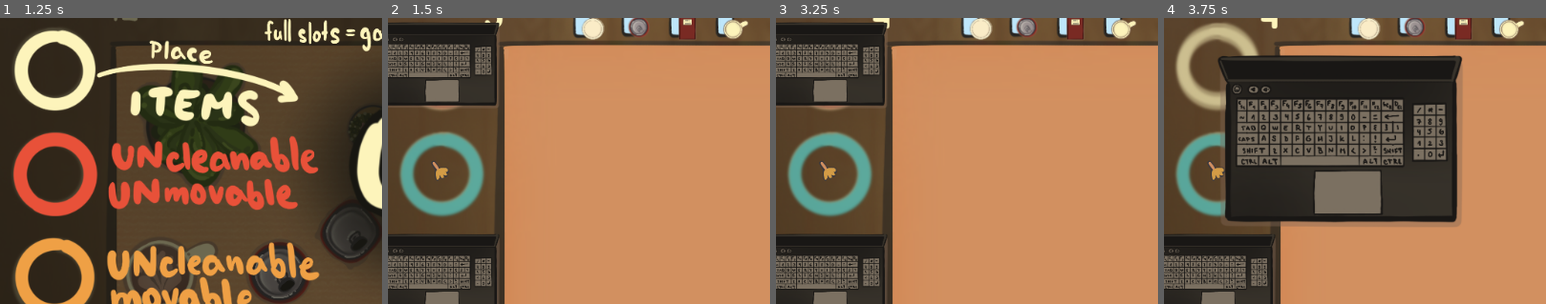
Above: before the commit, frames 1-4 (left to right).
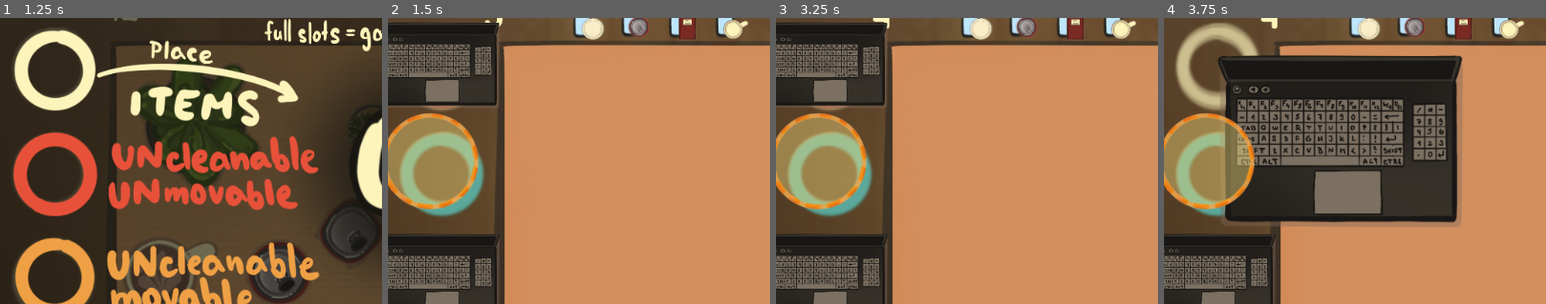
Above: after the commit, the same moments.

Repository: Nekaque/GJTraining
Game: Godot game, scene res://scenes/menu.tscn
Two runs of this game, one before a commit and one after it. Both use one fixed random seed, a clock stepped at 60 frames per second and the inputs below.
Inputs (mouse positions are % of the whole screen's width and height, from its top left):
- Up to frame 1 (1.25 s): click (50, 41) at 0.5 s
- Up to frame 2 (1.5 s): click (95, 5) at 1.25 s
- Up to frame 3 (3.25 s): click (94, 6) at 2 s; click (95, 5) at 2.75 s
- Up to frame 4 (3.75 s): tap Enter at 3.5 s; drag from (7, 15) to (57, 53) at 3.52 s
The pictures show only the part of the screen within x 0-50%, y 6-56%; the shares and areas given below are measured in that part.

Frame 1 is identical in both runs. In frame 2, 6.5% of the frame differs, in the area x 0-24%, y 33-67%; in frame 3, 6.5%; in frame 4, 6.5%.

Commit message:
ups visible

Diff:
--- a/scenes/item.tscn
+++ b/scenes/item.tscn
@@ -33,12 +33,17 @@
 [sub_resource type="CircleShape2D" id="CircleShape2D_xr48l"]
 radius = 59.0762
 
+[sub_resource type="CircleShape2D" id="CircleShape2D_pqv7c"]
+radius = 162.077
+
 [node name="Item" type="Area2D" groups=["Items"]]
 script = ExtResource("1_s8enn")
 
 [node name="Sprite" type="AnimatedSprite2D" parent="."]
 sprite_frames = ExtResource("1_4gq7n")
 animation = &"cleanup"
+frame = 1
+frame_progress = 1.0
 
 [node name="TableColider" type="Area2D" parent="."]
 
@@ -91,6 +96,11 @@
 visible = false
 shape = SubResource("CircleShape2D_xr48l")
 
+[node name="CleanupCollider" type="CollisionShape2D" parent="."]
+visible = false
+position = Vector2(-33, -30)
+shape = SubResource("CircleShape2D_pqv7c")
+
 [connection signal="area_entered" from="." to="." method="_on_area_entered"]
 [connection signal="area_exited" from="." to="." method="_on_area_exited"]
 [connection signal="mouse_entered" from="." to="." method="_on_mouse_entered"]
Not shown: 1 places in scenes/item.tscn that only renumber resources
